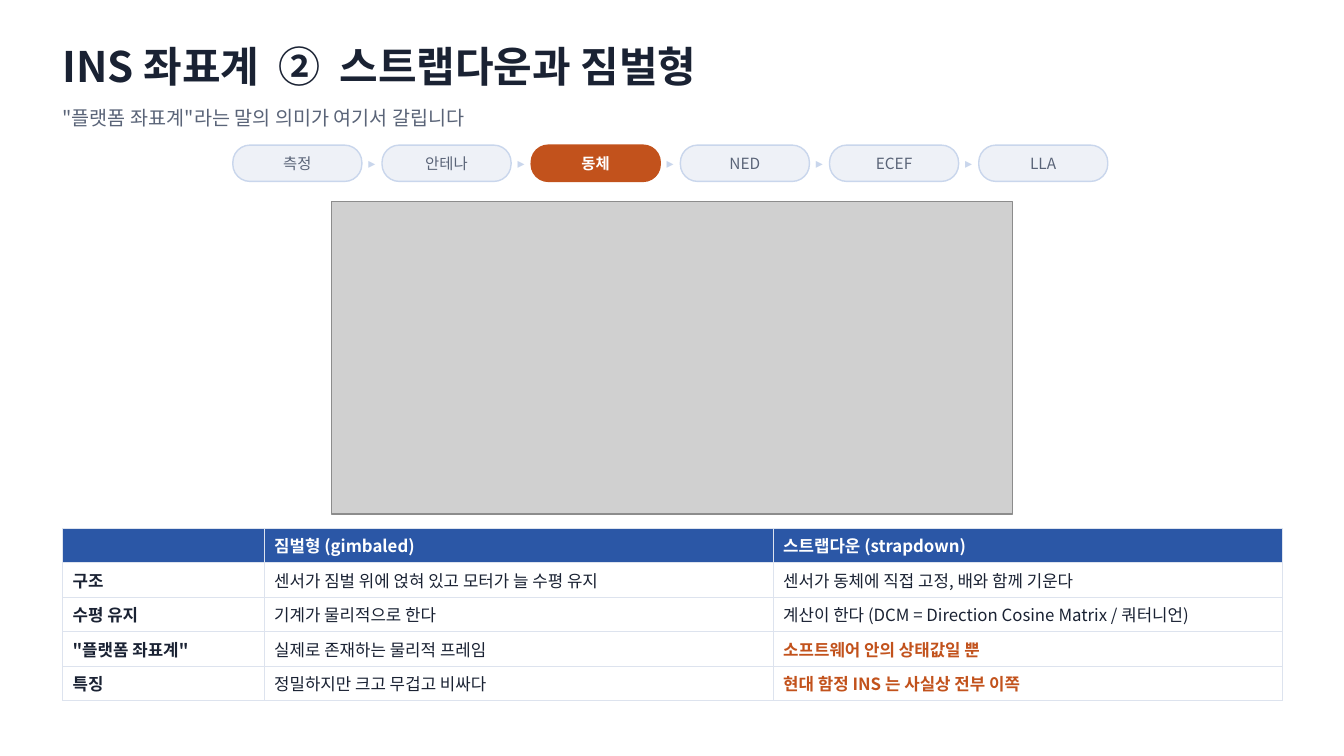
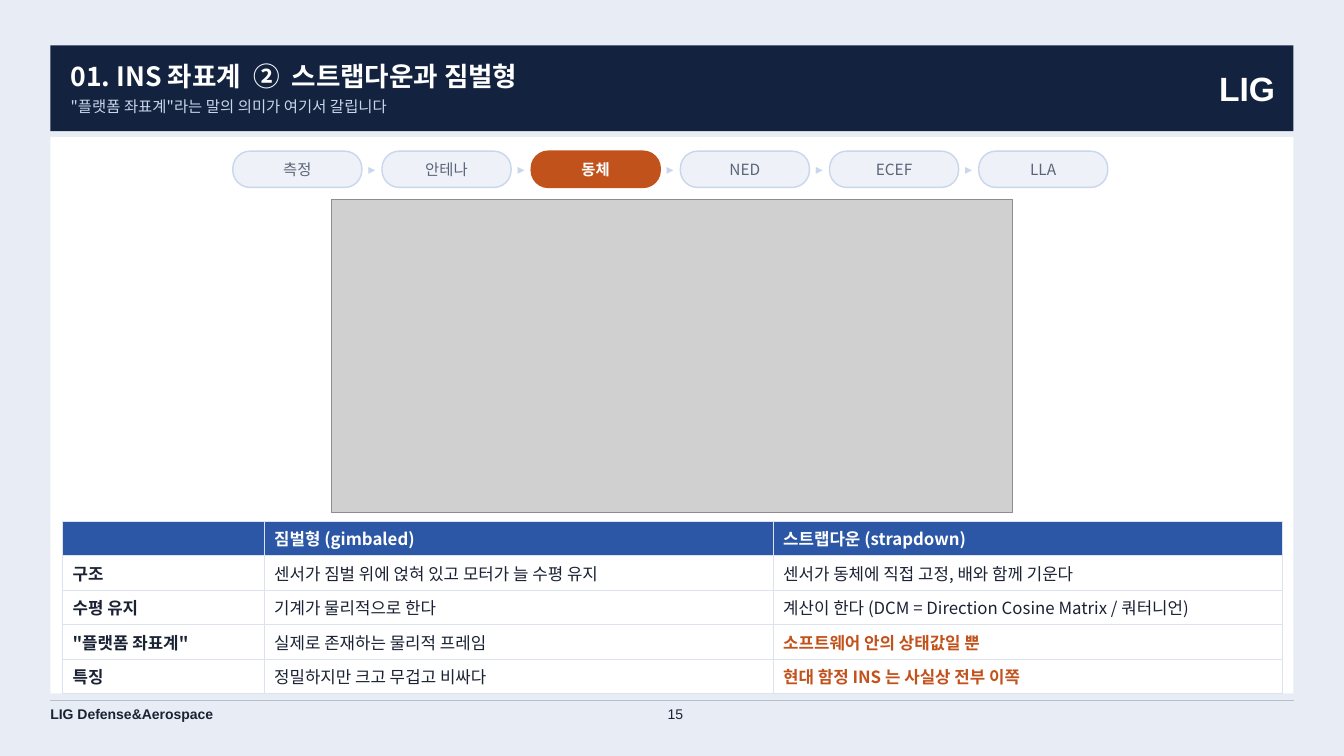
Before and after one commit to harley-hwan/IpcProc, a slide deck: slide 15 of Part2_CoordFrames/ref/산출물/Chapter2_coordinate_systems.pptx. Drawn at 1344x756 pixels with LibreOffice and Linux fonts; fonts in the diff are those of the drawing; grey boxes stand for pictures. Boxes give left, top, right and bottom in pixels: in the first picture for what was removed or moved away, otherwise in the second. Text is boxed around its words. In the diff, an @@ line names an element or a change of style, - is before the commit and + after.

```diff
--- a/Part2_CoordFrames/ref/산출물/Chapter2_coordinate_systems.pptx
+++ b/Part2_CoordFrames/ref/산출물/Chapter2_coordinate_systems.pptx
@@ background #FFFFFF to #E8EDF5 @@
@@ rectangle added at (50,45,1294,131), fill #13233F @@
@@ text removed at (62,46,697,86) @@
-INS 좌표계 ② 스트랩다운과 짐벌형
@@ text "01. INS 좌표계 ② 스트랩다운과 ...": place and size @@
-text "01. INS 좌표계 ② 스트랩다운과 ..." at (62,109,464,127)
+text "01. INS 좌표계 ② 스트랩다운과 ..." at (71,63,517,113)
@@ text at (71,63,517,89): paragraph added @@
+01. INS 좌표계 ② 스트랩다운과 짐벌형
@@ text added at (1219,77,1275,102), 24 pt, text #FFFFFF, bold @@
+LIG
@@ text at (71,99,387,113): size 14 to 11 pt, text colour #5A6478 to #C9D6EC in ""플랫폼 좌표계"라는 말의 의미가 여기서 갈립니다"; line spacing 1 to 14pt @@
@@ rectangle added at (50,137,1294,694), fill #FFFFFF @@
@@ 11 texts, 6 rounded rectangles: place and size @@
-11 texts, 6 rounded rectangles at (233,145,1108,181)
+11 texts, 6 rounded rectangles at (233,151,1108,188)
@@ table: place and size @@
-table at (63,528,1282,696)
+table at (63,521,1282,689)
@@ line added from (50, 701) to (1294, 701), #B9C0CC 0.75 pt @@
@@ text added at (50,709,213,722), 10 pt, text #1A2233, bold @@
+LIG Defense&Aerospace
@@ page number added at (668,709,684,719), 10 pt, text #1A2233 @@
+15
```
Also in this commit, not shown: 34 other slides changed, 9 other files.
